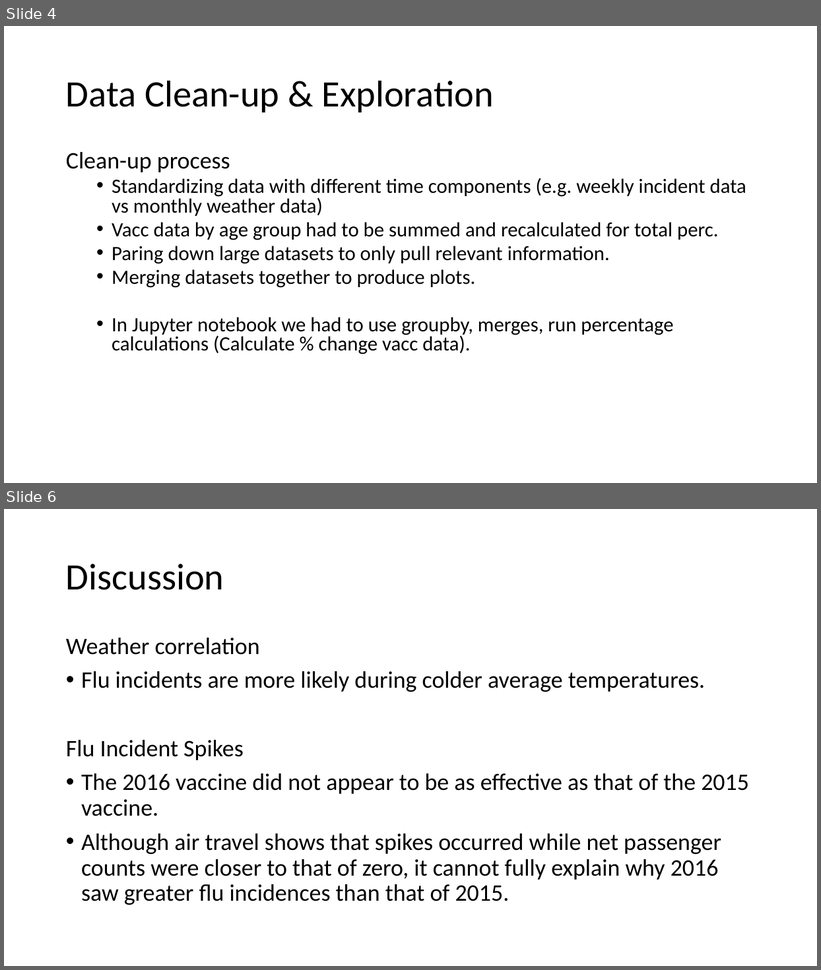
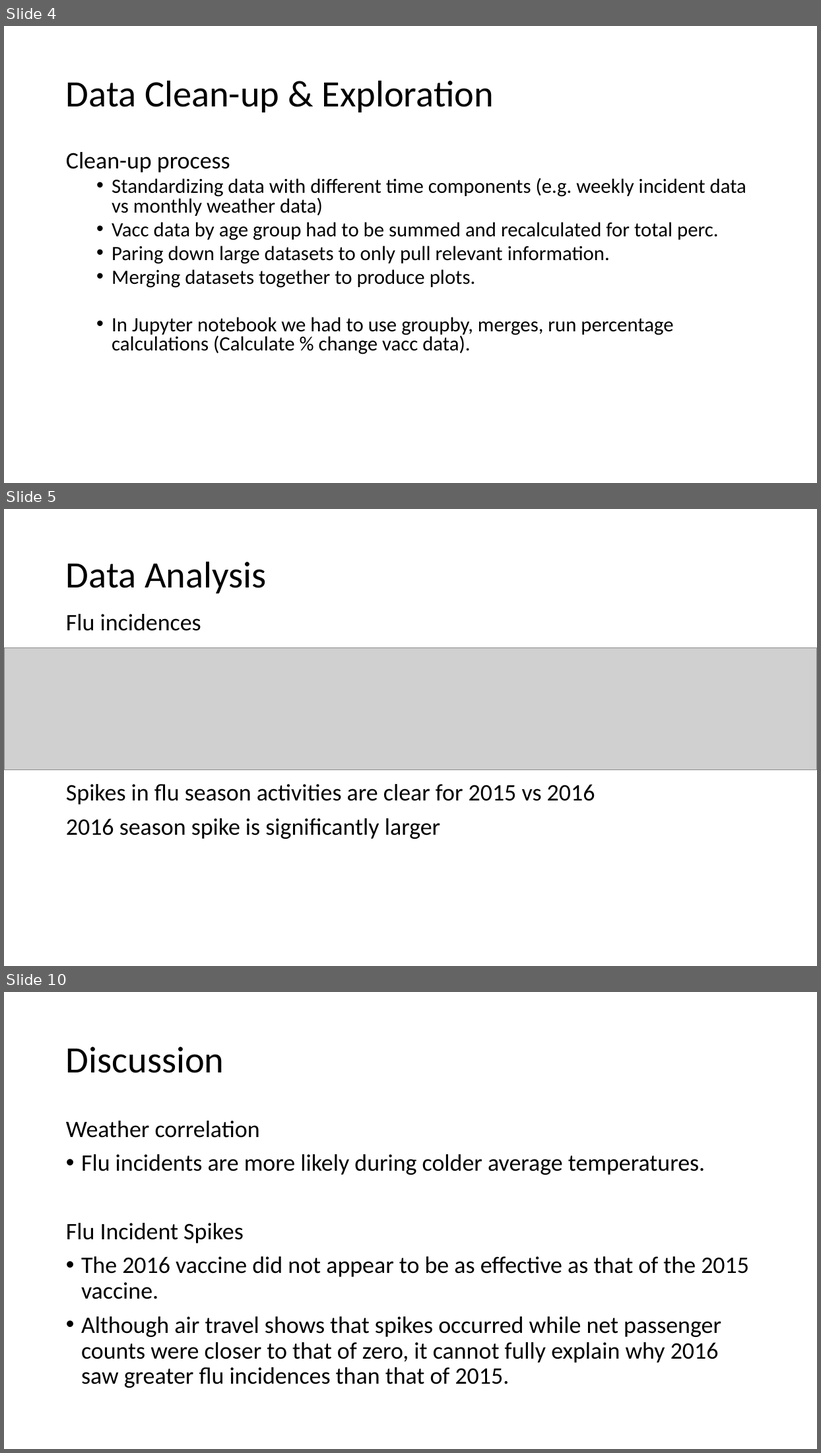
Before and after one commit to giolee88/FluTracker, a slide deck: Slide-Shows/Flu Tracker.pptx. Shown one above the other, each under a label of ours: slides 4 and 6 before the commit, slides 4, 5 and 10 after it; the slides between them are not shown. The pictures are 821x970 and 821x1453 pixels, drawn with LibreOffice and Linux fonts; fonts in the diff are those of the drawing; grey boxes stand for pictures. Boxes give left, top, right and bottom in pixels: in the first picture for what was removed or moved away, otherwise in the second. Text is boxed around its words. In the diff, an @@ line names an element or a change of style, - is before the commit and + after.

```diff
--- a/Slide-Shows/Flu Tracker.pptx
+++ b/Slide-Shows/Flu Tracker.pptx
@@ slide 5 added at (4, 509, 817, 966), background #FFFFFF @@
@@ title added at (66, 561, 266, 593), 44 pt, text #000000 @@
+Data Analysis
@@ text added at (66, 614, 595, 839), 28 pt, text #000000 @@
+Flu incidences
+Spikes in flu season activities are clear for 2015 vs 2016
+2016 season spike is significantly larger
@@ picture added at (4, 648, 817, 770) @@
@@ what was slide 6 is now slide 10 @@
```
Also in this commit, not shown: 4 other slides added, 1 slide removed.
